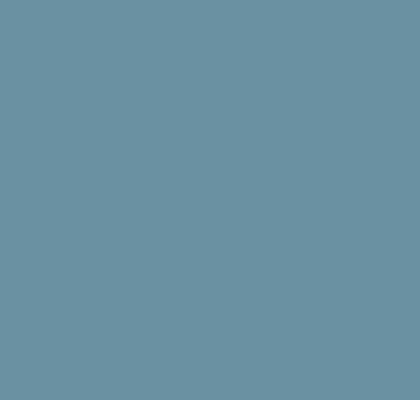
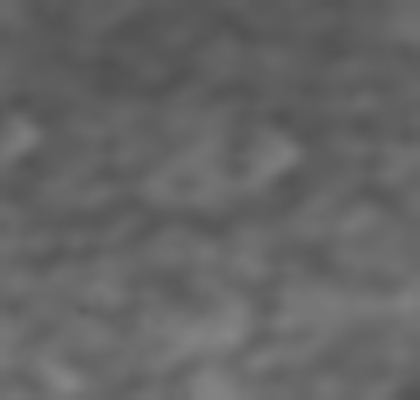
Two versions of the same layered image (420 × 400). Layer-by-layer changes:
hid "Calque 4" over [0, 0, 420, 400]
added layer "Noir et blanc 1" above "Calque 7" over [0, 0, 420, 400]
added layer "Calque 7" above "Calque 1" over [0, 0, 420, 400]
